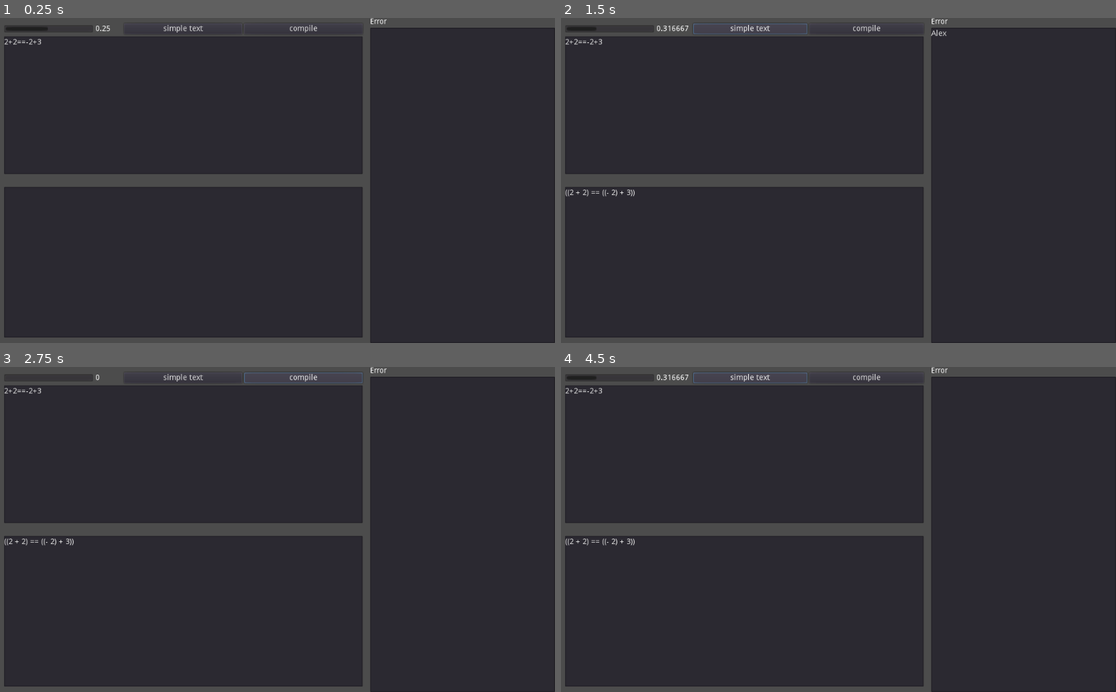
Above: before the commit, frames 1-4 (two rows, left to right).
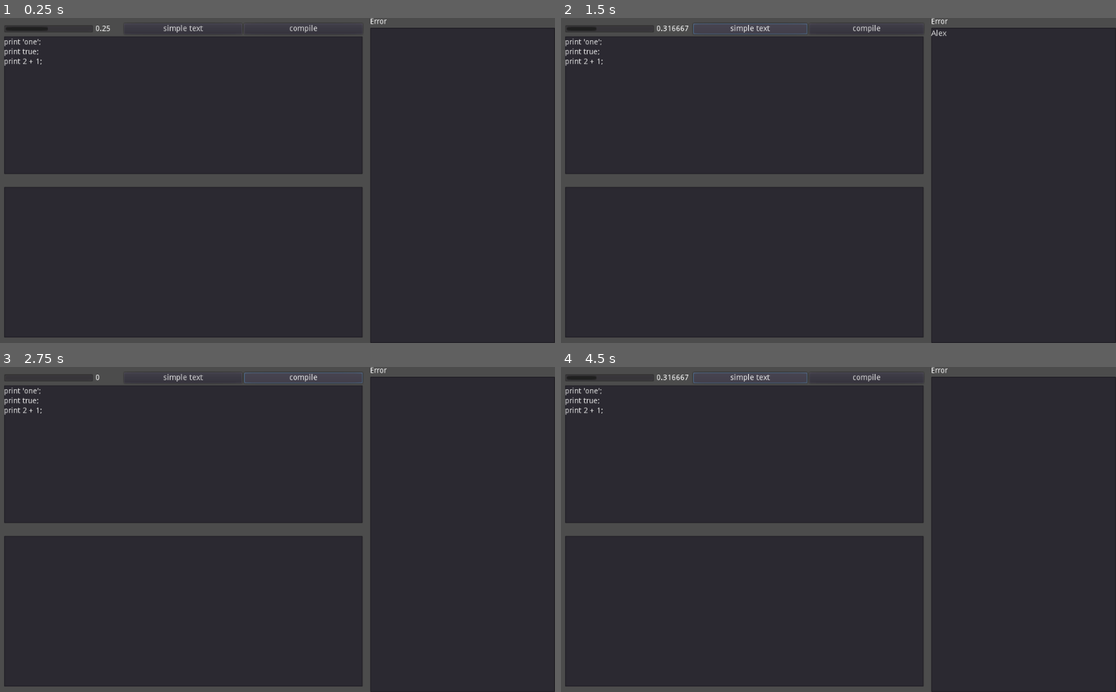
Above: after the commit, the same moments.

Repository: hpn33/Golox
Game: Godot game, scene res://scene/Main.tscn
Two runs of this game, one before a commit and one after it. Both use one fixed random seed, a clock stepped at 60 frames per second and the inputs below.
Inputs (mouse positions are in pixels of both pictures, inside the frame that each line leads up to):
- Up to frame 1 (0.25 s): no input
- Up to frame 2 (1.5 s): click (1021, 187) at 0.52 s; type "Alex" at 0.6 s; click "simple text" at 1.25 s
- Up to frame 3 (2.75 s): click "compile" at 2 s
- Up to frame 4 (4.5 s): click "simple text" at 2.75 s; click "compile" at 3.5 s; click "simple text" at 4.25 s

The runs differ from the first frame. In frame 1, 0.2% of the frame differs, in the area x 0-8%, y 6-15%; in frame 2, 0.2%, in the area x 0-14%, y 6-55%; in frame 3, 0.2%; in frame 4, 0.2%.

Commit message:
Executing statements

Diff:
--- a/core/Interpreter.gd
+++ b/core/Interpreter.gd
@@ -1,13 +1,18 @@
-extends Expr
 class_name Interpreter
 
 
 
 
-func interpret(expression):
-	var value = evaluate(expression)
+func interpret(statements):
 
-	print(stringify(value))
+	for statement in statements:
+
+		execute(statement)
+
+
+
+func execute(stmt: Stmt):
+	stmt.accept(self)
 
 
 func stringify(object):
@@ -106,9 +111,6 @@
 	return null
 
 
-func accept(visitor): pass
-
-
 
 
 func evaluate(expr):
@@ -116,6 +118,23 @@
 		return null
 
 	return expr.accept(self)
+
+
+func visit_expression_stmt(stmt: Expresion):
+	evaluate(stmt.expression)
+
+	return null
+
+
+func visit_print_stmt(stmt: Print):
+	var value = evaluate(stmt.expression)
+
+	print(stringify(value))
+
+	return null
+
+
+
 
 
 func is_truthy(object):
--- a/core/Parser.gd
+++ b/core/Parser.gd
@@ -8,14 +8,14 @@
 
 	tokens = _tokens
 
-	return expression()
+	return parse()
 
 
 func parse() -> Array:
 
-	var statements = []
+	var statements := []
 	while not is_at_end():
-		statements.add(statement())
+		statements.append(statement())
 
 	return statements
 
--- a/project.godot
+++ b/project.godot
@@ -49,7 +49,7 @@
 "language": "GDScript",
 "path": "res://util/IOUnit.gd"
 }, {
-"base": "Expr",
+"base": "Reference",
 "class": "Interpreter",
 "language": "GDScript",
 "path": "res://core/Interpreter.gd"
--- a/scene/Main.gd
+++ b/scene/Main.gd
@@ -49,7 +49,7 @@
 	var tokens = Lexer.new().do(input.text)
 #	var tokens = []
 	Tester.next('parser')
-	var expression = Parser.new().do(tokens)
+	var statements = Parser.new().do(tokens)
 
 	Tester.stop()
 	### compiling
@@ -60,13 +60,13 @@
 
 	else:
 
-		Interpreter.new().interpret(expression);
+		Interpreter.new().interpret(statements);
 
 		if ErrorHandler.had_runtime_error:
 			output.text = 'runtime error exist.'
 
-		else:
-			output.text = AstPrinter.new().ast_print(expression)
+#		else:
+#			output.text = AstPrinter.new().ast_print(statements)
 
 
 
@@ -104,5 +104,9 @@
 #	input.text = """1+(2+3""" # with error
 #	input.text = """1+(2 3)""" # with error
 #	input.text = """1+(2+'hello')""" # with error
-	input.text = """2+2==-2+3""" # with error
+#	input.text = """2+2==-2+3"""
+	input.text =\
+"""print 'one';
+print true;
+print 2 + 1;""" # with error
 	input.emit_signal("text_changed")
